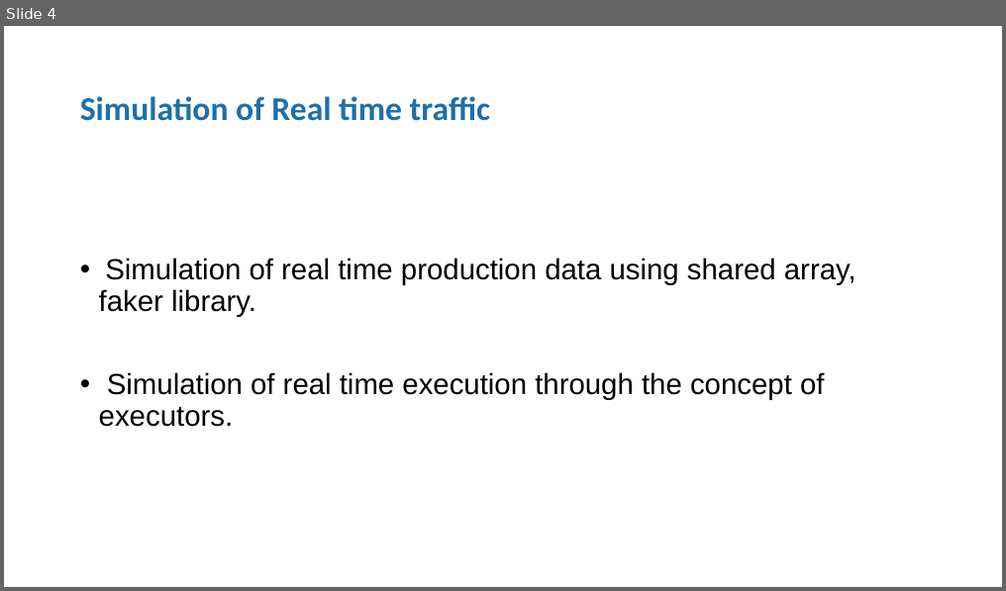
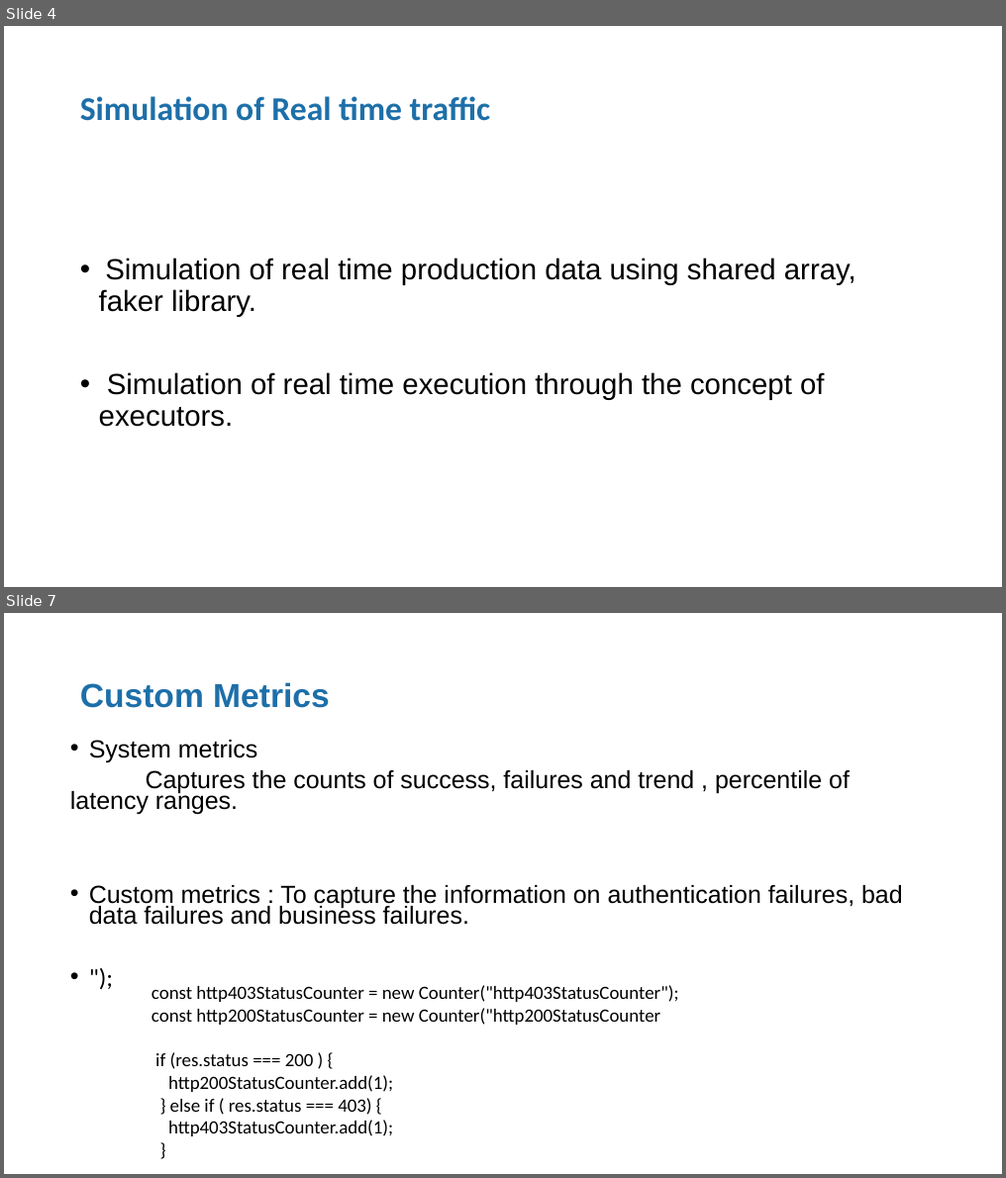
Before and after one commit to sreelakshminarayanan/k6-primer, a slide deck: K6 Performance Testing.pptx. Shown one above the other, each under a label of ours: slide 4 before the commit, slides 4 and 7 after it; the slides between them are not shown. The pictures are 1006x591 and 1006x1178 pixels, drawn with LibreOffice and Linux fonts; fonts in the diff are those of the drawing. Boxes give left, top, right and bottom in pixels: in the first picture for what was removed or moved away, otherwise in the second. Text is boxed around its words. In the diff, an @@ line names an element or a change of style, - is before the commit and + after.

```diff
--- a/K6 Performance Testing.pptx
+++ b/K6 Performance Testing.pptx
@@ slide 7 added at (4,613,1002,1174), background #FFFFFF @@
@@ title added at (80,682,330,708), 32 pt, text #1D6FA9, bold @@
+Custom Metrics
@@ text added at (70,740,903,925), 23.8 pt, text #000000 @@
+• System metrics
+Captures the counts of success, failures and trend , percentile of latency ranges.
+• Custom metrics : To capture the information on authentication failures, bad data failures and business failures.
+• ");
@@ text added at (152,985,679,1137), 18 pt, text #000000 @@
+const http403StatusCounter = new Counter("http403StatusCounter");
+const http200StatusCounter = new Counter("http200StatusCounter
+if (res.status === 200 ) {
+http200StatusCounter.add(1);
+} else if ( res.status === 403) {
+http403StatusCounter.add(1);
+}
```
Also in this commit, not shown: 2 slides changed, 2 other slides added, 1 slide removed, 2 other files.
